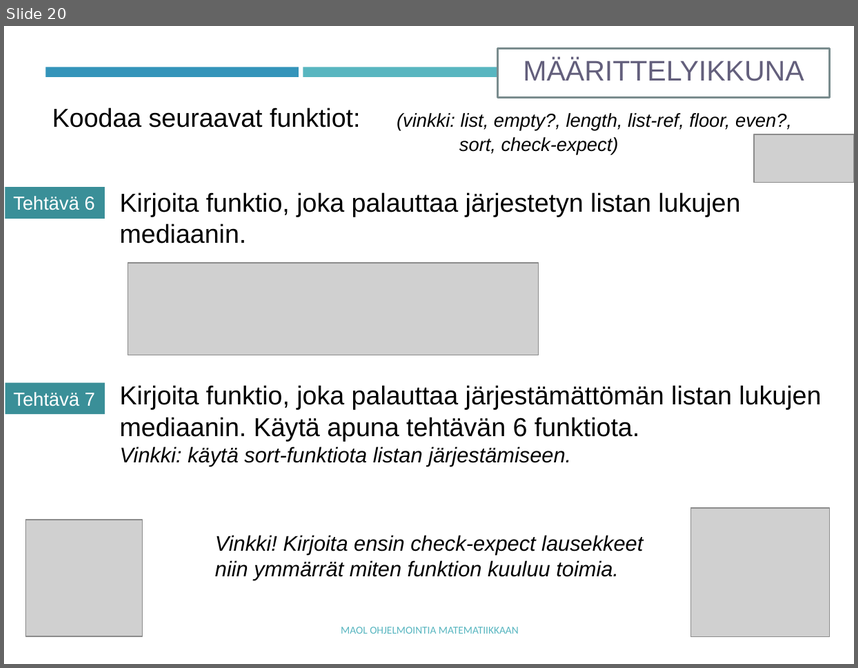
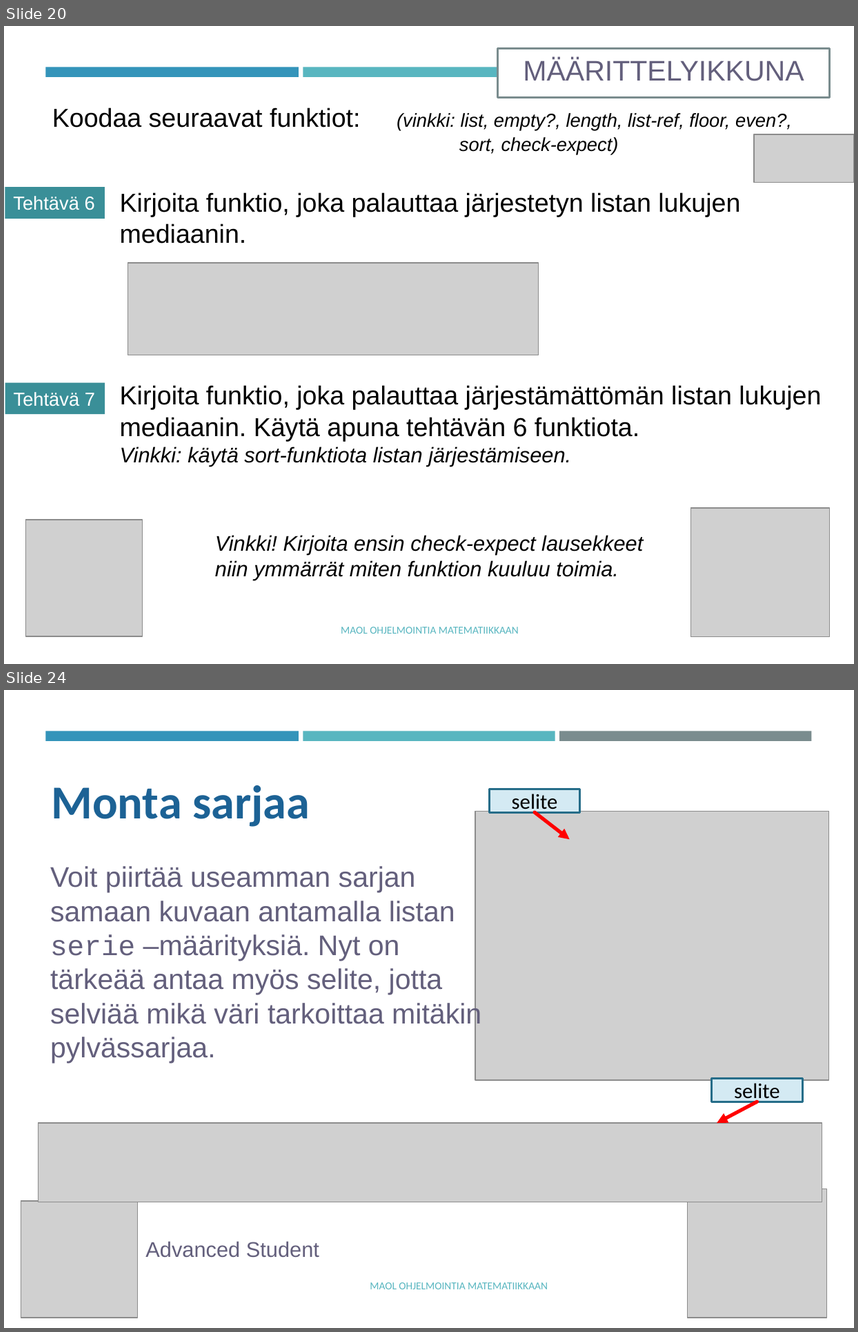
Before and after one commit to tyynetyyne/tyynetyyne.github.io, a slide deck: tehtavat/tiedostot/maol/power_point/Racket-MAOL-9-listat.pptx. Shown one above the other, each under a label of ours: slide 20 before the commit, slides 20 and 24 after it; the slides between them are not shown. The pictures are 858x668 and 858x1332 pixels, drawn with LibreOffice and Linux fonts; fonts in the diff are those of the drawing; grey boxes stand for pictures. Boxes give left, top, right and bottom in pixels: in the first picture for what was removed or moved away, otherwise in the second. Text is boxed around its words. In the diff, an @@ line names an element or a change of style, - is before the commit and + after.

```diff
--- a/tehtavat/tiedostot/maol/power_point/Racket-MAOL-9-listat.pptx
+++ b/tehtavat/tiedostot/maol/power_point/Racket-MAOL-9-listat.pptx
@@ slide 24 added at [4, 690, 854, 1328], background #FFFFFF; not listed: 2 template elements that a slide beside it also shows @@
@@ rectangle added at [560, 731, 811, 741], fill #7A8C8E @@
@@ text added at [51, 785, 310, 827], 40 pt, text #1D6294, bold @@
+Monta sarjaa
@@ rectangle added at [489, 789, 580, 812], fill #D4EAF3, outline #266D8A 1.75 pt, 18 pt, text #000000 @@
+selite
@@ picture added at [475, 811, 829, 1079] @@
@@ arrow added from (535, 812) to (569, 840), #FF0000 3 pt @@
@@ text added at [50, 866, 481, 1063], 24 pt, text #635F7C @@
+Voit piirtää useamman sarjan samaan kuvaan antamalla listan serie –määrityksiä. Nyt on tärkeää antaa myös selite, jotta selviää mikä väri tarkoittaa mitäkin pylvässarjaa.
@@ rectangle added at [712, 1078, 803, 1101], fill #D4EAF3, outline #266D8A 1.75 pt, 18 pt, text #000000 @@
+selite
@@ arrow added from (757, 1101) to (717, 1123), #FF0000 3 pt @@
@@ picture added at [38, 1123, 822, 1202] @@
@@ picture added at [21, 1201, 137, 1317] @@
@@ picture added at [688, 1189, 827, 1317] @@
@@ text added at [145, 1241, 319, 1257], 18 pt, text #635F7C @@
+Advanced Student
@@ text added at [370, 1282, 548, 1289], 9 pt, text #58B6C0 @@
+MAOL OHJELMOINTIA MATEMATIIKKAAN
```
Also in this commit, not shown: 4 slides changed, 3 other slides added, 2 other files.
